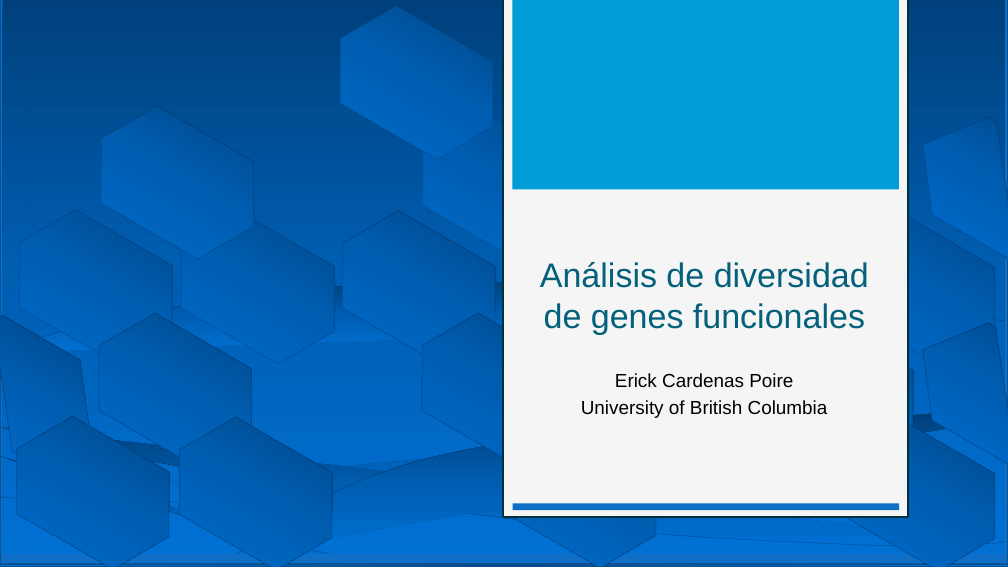
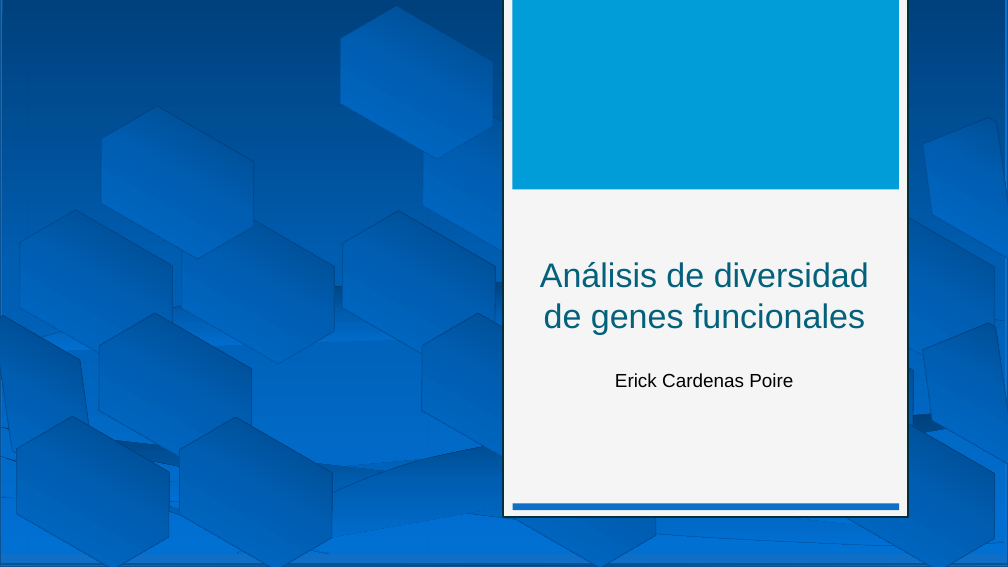
Before and after one commit to carden24/2018_Taller_Genomica_ambiental, a slide deck: slide 1 of W7_Analisis_de_genes_funcionales.pptx. Drawn at 1008x567 pixels with LibreOffice and Linux fonts; fonts in the diff are those of the drawing. Boxes give left, top, right and bottom in pixels: in the first picture for what was removed or moved away, otherwise in the second. Text is boxed around its words. In the diff, an @@ line names an element or a change of style, - is before the commit and + after.

```diff
--- a/W7_Analisis_de_genes_funcionales.pptx
+++ b/W7_Analisis_de_genes_funcionales.pptx
@@ subtitle at box(581, 400, 828, 418): paragraph removed @@
-University of British Columbia
```
Also in this commit, not shown: 6 other files.
